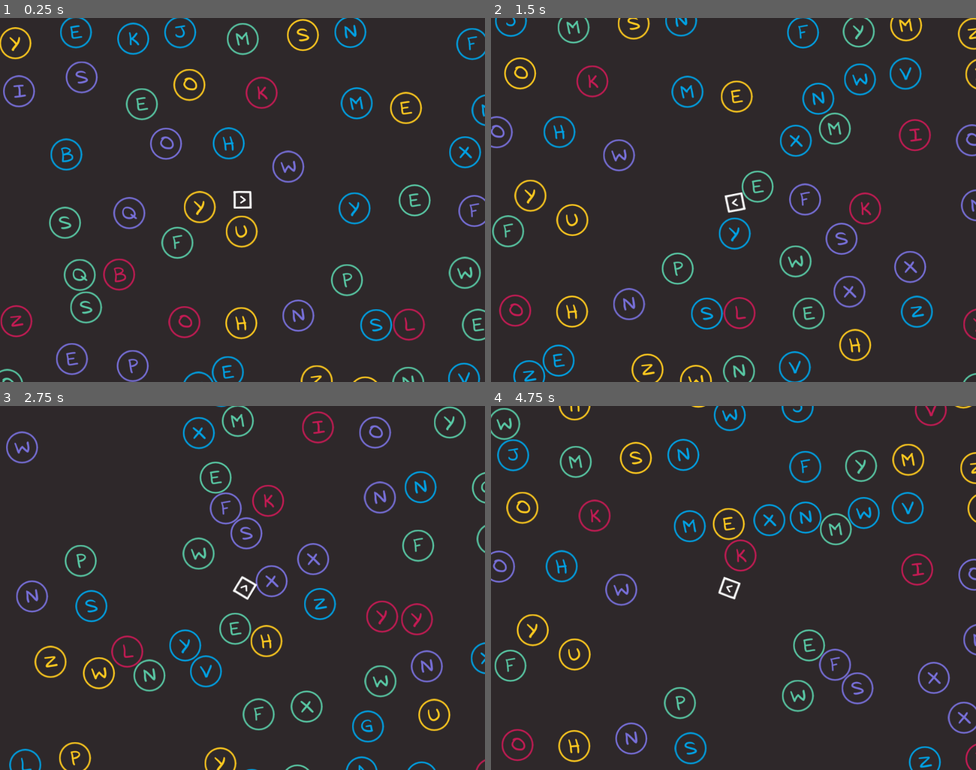
Above: before the commit, frames 1-4 (two rows, left to right).
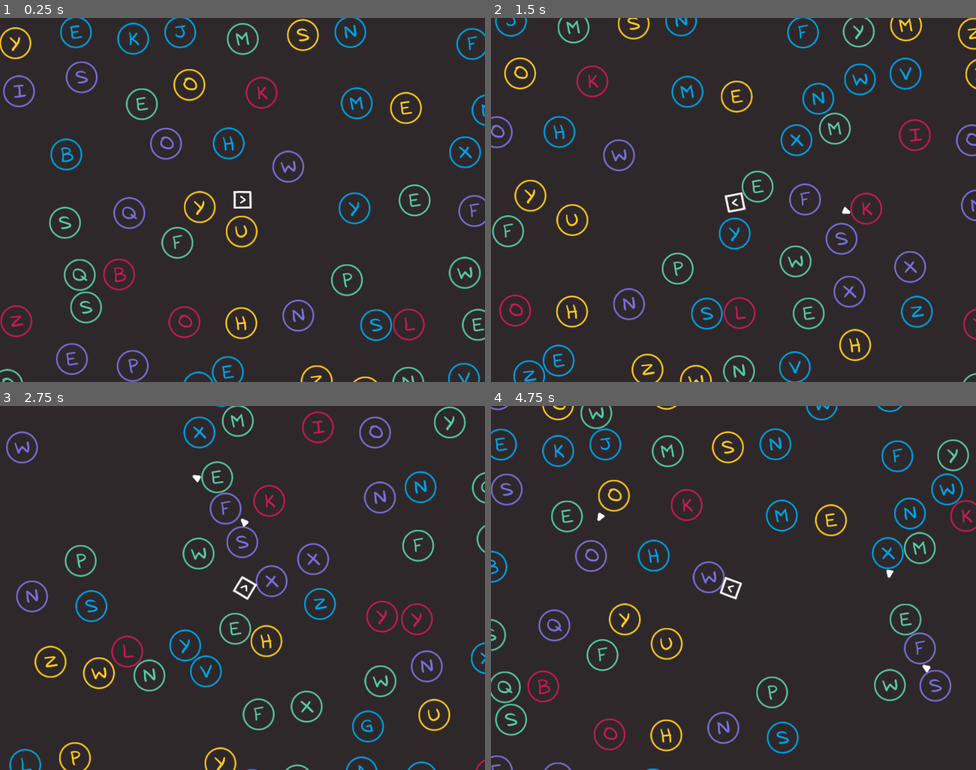
Above: after the commit, the same moments.

Repository: gontzalve/SSLS
Game: Godot game, scene res://scenes/game/main/main.tscn
Two runs of this game, one before a commit and one after it. Both use one fixed random seed, a clock stepped at 60 frames per second and the inputs below.
Inputs (mouse positions are in pixels of both pictures, inside the frame that each line leads up to):
- Up to frame 1 (0.25 s): no input
- Up to frame 2 (1.5 s): tap Enter at 0.5 s; move the mouse to (840, 181) at 0.52 s; hold D (move_right) 0.53-1.28 s; click (840, 181) at 0.6 s; tap Mouse wheel up (zoom_in) at 0.8, 1.35 s; move the mouse to (636, 218) at 1.27 s; hold S (move_down) from 1.28 s (still down)
- Up to frame 3 (2.75 s): click (145, 606) at 1.55 s; move the mouse to (291, 507) at 2.02 s; release S (move_down) at 2.03 s; hold D (move_right) from 2.03 s (still down); click (291, 507) at 2.1 s; tap Mouse wheel up (zoom_in) at 2.3 s
- Up to frame 4 (4.75 s): move the mouse to (709, 660) at 2.77 s; release D (move_right) at 2.78 s; hold W (move_up) 2.78-3.53 s; tap Mouse wheel up (zoom_in) at 2.85, 3.8 s; click (709, 660) at 3.05 s; move the mouse to (879, 642) at 3.52 s; hold A (move_left) from 3.53 s (still down); tap Mouse wheel down (zoom_out) at 3.6 s; move the mouse to (588, 533) at 4.27 s; click (588, 533) at 4.35 s

The runs differ from the first frame. In frame 1, less than 0.1% of the frame differs, in the area x 37-38%, y 3-9%; in frame 2, 0.4%; in frame 3, 0.9%; in frame 4, 14%, in the area x 0-100%, y 0-100%.

Commit message:
Create Bullet & Bullet Factory scenes and Add Bullet-Letter collisions

Diff:
--- a/project.godot
+++ b/project.godot
@@ -66,6 +66,12 @@
 ]
 }
 
+[layer_names]
+
+2d_physics/layer_1="Player"
+2d_physics/layer_2="Letters"
+2d_physics/layer_3="Bullets"
+
 [rendering]
 
 renderer/rendering_method="mobile"
--- /dev/null
+++ b/scenes/game/bullet/bullet.gd
@@ -0,0 +1,24 @@
+extends RigidBody2D
+
+
+@export var initial_impulse: float
+
+
+func _ready() -> void:
+	body_entered.connect(_on_body_entered)
+
+
+func start_movement(direction: Vector2):
+	apply_impulse(direction * initial_impulse)
+	_set_initial_rotation(direction)
+
+
+func _on_body_entered(body: Node) -> void:
+	print(body.name)
+
+
+func _set_initial_rotation(direction: Vector2) -> void:
+	var mouse_pos: Vector2 = get_viewport().get_mouse_position()
+	var center_pos: Vector2 = get_viewport().size / 2
+	var angle = rad_to_deg(center_pos.angle_to_point(mouse_pos))
+	rotation_degrees = angle
--- /dev/null
+++ b/scenes/game/bullet/bullet.tscn
@@ -0,0 +1,25 @@
+[gd_scene load_steps=4 format=3 uid="uid://dvf622xug1y10"]
+
+[ext_resource type="Texture2D" uid="uid://b058rv7f6xpt0" path="res://graphics/bullet/bullet.png" id="1_brh8i"]
+[ext_resource type="Script" path="res://scenes/game/bullet/bullet.gd" id="1_sfwpg"]
+
+[sub_resource type="CircleShape2D" id="CircleShape2D_q4g51"]
+radius = 8.0
+
+[node name="Bullet" type="RigidBody2D"]
+collision_layer = 4
+collision_mask = 2
+mass = 5.0
+gravity_scale = 0.0
+continuous_cd = 1
+max_contacts_reported = 5
+contact_monitor = true
+script = ExtResource("1_sfwpg")
+initial_impulse = 1500.0
+
+[node name="BulletShape" type="CollisionShape2D" parent="."]
+position = Vector2(-1, 0)
+shape = SubResource("CircleShape2D_q4g51")
+
+[node name="BulletSprite" type="Sprite2D" parent="."]
+texture = ExtResource("1_brh8i")
--- /dev/null
+++ b/scenes/game/bullet/bullet_factory.gd
@@ -0,0 +1,15 @@
+extends Node2D
+
+@export var bullet_scene: PackedScene
+
+
+func _ready() -> void:
+	create_bullet(Vector2.ONE * 200, Vector2.RIGHT)
+
+
+func create_bullet(spawn_pos: Vector2, direction: Vector2) -> Node2D:
+	var bullet_node: Node = bullet_scene.instantiate()
+	bullet_node.position = spawn_pos
+	$BulletContainer.add_child(bullet_node)
+	bullet_node.start_movement(direction)
+	return bullet_node
--- /dev/null
+++ b/scenes/game/bullet/bullet_factory.tscn
@@ -0,0 +1,10 @@
+[gd_scene load_steps=3 format=3 uid="uid://ci2uqol5tximj"]
+
+[ext_resource type="Script" path="res://scenes/game/bullet/bullet_factory.gd" id="1_fkdq2"]
+[ext_resource type="PackedScene" uid="uid://dvf622xug1y10" path="res://scenes/game/bullet/bullet.tscn" id="2_leow8"]
+
+[node name="BulletFactory" type="Node2D"]
+script = ExtResource("1_fkdq2")
+bullet_scene = ExtResource("2_leow8")
+
+[node name="BulletContainer" type="Node2D" parent="."]
--- a/scenes/game/camera/camera_zoom.gd
+++ b/scenes/game/camera/camera_zoom.gd
@@ -8,7 +8,7 @@
 	EXECUTING_ZOOM_OUT,
 }
 
-signal on_zoom_changed(is_zoom_in)
+signal zoom_changed(is_zoom_in: bool)
 
 @export var camera2D: Camera2D
 
@@ -86,13 +86,13 @@
 func _zoom_in() -> void:
 	current_zoom_transition = ZoomTransitionState.EXECUTING_ZOOM_IN
 	_set_zoom(MAX_ZOOM_IN)
-	on_zoom_changed.emit(true)
+	zoom_changed.emit(true)
 
 
 func _zoom_out() -> void:
 	current_zoom_transition = ZoomTransitionState.EXECUTING_ZOOM_OUT
 	_set_zoom(MAX_ZOOM_OUT)
-	on_zoom_changed.emit(false)
+	zoom_changed.emit(false)
 
 
 func _set_zoom(zoom_level: float) -> void:
--- a/scenes/game/camera/game_camera.gd
+++ b/scenes/game/camera/game_camera.gd
@@ -1,7 +1,7 @@
 extends Node2D
 
-signal on_zoomed_in
-signal on_zoomed_out
+signal zoomed_in
+signal zoomed_out
 
 @export var follow_target_node: Node2D
 
@@ -16,11 +16,11 @@
 
 
 func _connect_to_children_signals() -> void:
-	$CameraZoom.on_zoom_changed.connect(_on_camera_zoom_changed)
+	$CameraZoom.zoom_changed.connect(_on_camera_zoom_changed)
 
 
 func _on_camera_zoom_changed(is_zoom_in: bool) -> void:
 	if is_zoom_in:
-		on_zoomed_in.emit()
+		zoomed_in.emit()
 	else:
-		on_zoomed_out.emit()
+		zoomed_out.emit()
--- a/scenes/game/letter/letter.tscn
+++ b/scenes/game/letter/letter.tscn
@@ -10,6 +10,8 @@
 radius = 32.0
 
 [node name="Letter" type="CharacterBody2D" groups=["letters"]]
+collision_layer = 2
+collision_mask = 7
 motion_mode = 1
 script = ExtResource("1_ykfcf")
 color_palette_data = ExtResource("2_lpad2")
--- a/scenes/game/main/main.tscn
+++ b/scenes/game/main/main.tscn
@@ -1,10 +1,11 @@
-[gd_scene load_steps=6 format=3 uid="uid://cnkavhuprclg4"]
+[gd_scene load_steps=7 format=3 uid="uid://cnkavhuprclg4"]
 
 [ext_resource type="PackedScene" uid="uid://duqk6nnpkjlh1" path="res://scenes/game/levels/level.tscn" id="1_dps4s"]
 [ext_resource type="Script" path="res://scenes/game/main/main_controller.gd" id="1_e8hqi"]
 [ext_resource type="PackedScene" uid="uid://cj0w5dwyhcvv8" path="res://scenes/game/player/player.tscn" id="2_cg2un"]
 [ext_resource type="PackedScene" uid="uid://jl30cbb50et2" path="res://scenes/game/camera/game_camera.tscn" id="2_vxcp5"]
 [ext_resource type="PackedScene" uid="uid://iv5glvthjnbv" path="res://scenes/game/cursor/game_cursor.tscn" id="5_k0t3l"]
+[ext_resource type="PackedScene" uid="uid://ci2uqol5tximj" path="res://scenes/game/bullet/bullet_factory.tscn" id="6_3vl2v"]
 
 [node name="main" type="Node2D"]
 script = ExtResource("1_e8hqi")
@@ -21,3 +22,6 @@
 
 [node name="GameCursor" parent="." instance=ExtResource("5_k0t3l")]
 unique_name_in_owner = true
+
+[node name="BulletFactory" parent="." instance=ExtResource("6_3vl2v")]
+unique_name_in_owner = true
--- a/scenes/game/main/main_controller.gd
+++ b/scenes/game/main/main_controller.gd
@@ -3,12 +3,13 @@
 
 func _ready() -> void:
 	%Player.position = %Level.get_center_cell_pos()
-	%GameCamera.on_zoomed_in.connect(_on_game_camera_zoomed_in)
-	%GameCamera.on_zoomed_out.connect(_on_game_camera_zoomed_out)
+	%Player.shot_fired.connect(_on_player_shot_fired)
+	%GameCamera.zoomed_in.connect(_on_game_camera_zoomed_in)
+	%GameCamera.zoomed_out.connect(_on_game_camera_zoomed_out)
 
 
-func _process(_delta: float) -> void:
-	pass
+func _on_player_shot_fired(spawn_pos: Vector2, direction: Vector2) -> void:
+	%BulletFactory.create_bullet(spawn_pos, direction)
 
 
 func _on_game_camera_zoomed_in() -> void:
--- a/scenes/game/player/player.gd
+++ b/scenes/game/player/player.gd
@@ -1,4 +1,6 @@
 extends CharacterBody2D
+
+signal shot_fired(spawn_pos: Vector2, direction: Vector2)
 
 @export var movement_speed: float
 @export var movement_acceleration: float
@@ -9,7 +11,6 @@
 const MOVE_DOWN_ACTION: String = "move_down"
 
 const SHOOT_ACTION: String = "shoot"
-#const MOVE_LEFT_ACTION: String = "move_left"
 
 
 func _ready() -> void:
@@ -18,6 +19,7 @@
 
 func _process(delta: float) -> void:
 	_check_movement_input(delta)
+	_check_shooting_input(delta)
 	_check_rotation()
 
 
@@ -38,11 +40,24 @@
 	return direction.normalized()
 
 
+func _check_shooting_input(delta: float) -> void:
+	if Input.is_action_just_pressed(SHOOT_ACTION):
+		var shooting_dir: Vector2 = _get_shooting_direction()
+		_shoot(shooting_dir)
+
+
+func _get_shooting_direction() -> Vector2:
+	var mouse_pos: Vector2 = get_viewport().get_mouse_position()
+	var center_pos: Vector2 = get_viewport().size / 2
+	return (mouse_pos - center_pos).normalized()
+
+
+func _shoot(direction: Vector2) -> void:
+	shot_fired.emit(position, direction)
+
+
 func _check_rotation() -> void:
 	var mouse_pos: Vector2 = get_viewport().get_mouse_position()
 	var center_pos: Vector2 = get_viewport().size / 2
 	var angle = rad_to_deg(center_pos.angle_to_point(mouse_pos))
 	rotation_degrees = angle
-
-#	var vector_1: Vector2 = center_pos + Vector2.RIGHT
-#	var vector_2: Vector2 = (mouse_pos - center_pos).normalized()
--- a/scenes/game/player/player.tscn
+++ b/scenes/game/player/player.tscn
@@ -8,6 +8,7 @@
 size = Vector2(32, 32)
 
 [node name="Player" type="CharacterBody2D"]
+collision_mask = 2
 motion_mode = 1
 script = ExtResource("1_52xme")
 movement_speed = 480.0
Binary file added: graphics/bullet/bullet.png
Not shown, added: graphics/bullet/bullet.png.import
